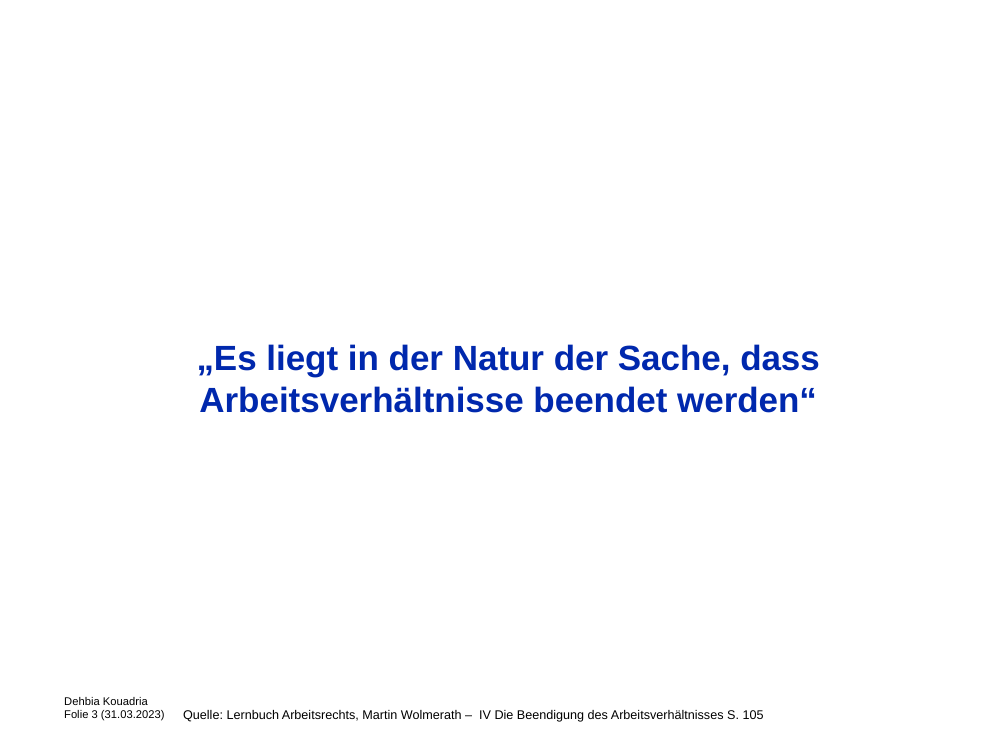
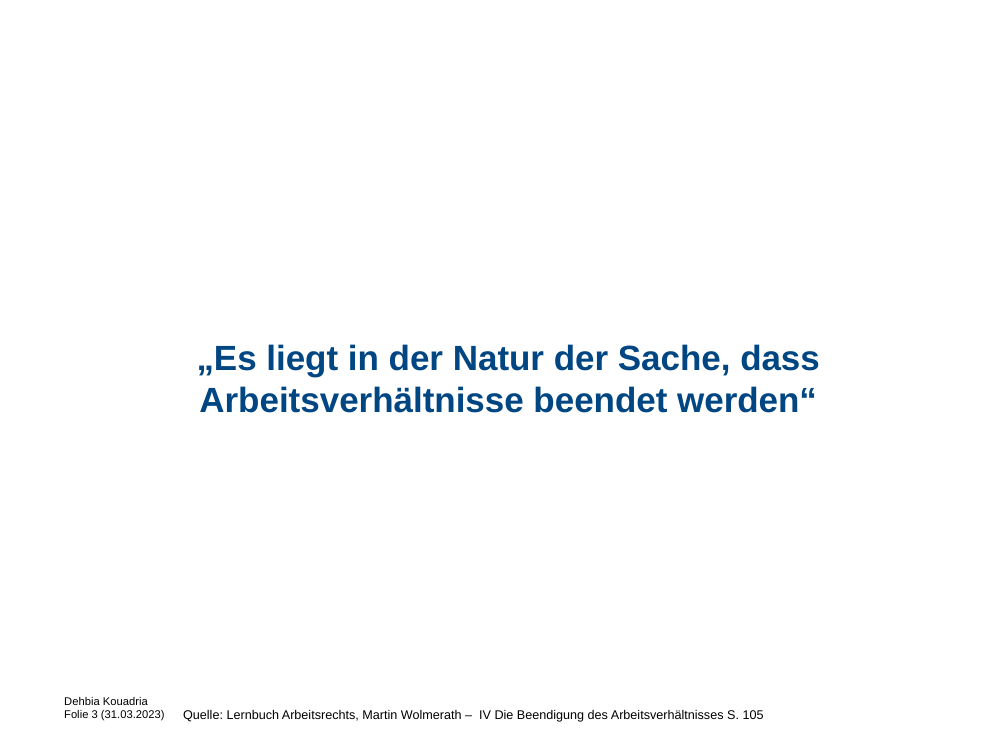
Before and after one commit to Debkou/Weorkshop, a slide deck: slide 3 of folien_dehbia.pptx. Drawn at 1008x756 pixels with LibreOffice and Linux fonts; fonts in the diff are those of the drawing; background and template pictures are left out. Boxes give left, top, right and bottom in pixels: in the first picture for what was removed or moved away, otherwise in the second. Text is boxed around its words. In the diff, an @@ line names an element or a change of style, - is before the commit and + after.

Commit message:
update

```diff
--- a/folien_dehbia.pptx
+++ b/folien_dehbia.pptx
@@ text "„Es liegt in der Natur ..." at [197,344,820,413]: text colour #0028AD to #004682 @@
```
